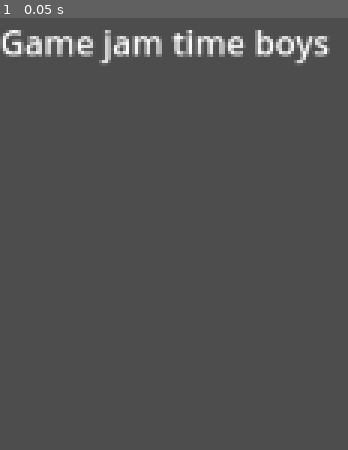
Above: before the commit, frame 1.
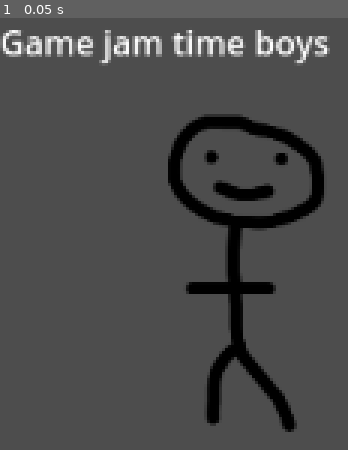
Above: after the commit, the same moment.

Repository: discoaaron/gamejam
Game: Godot game, scene res://Main.tscn
Same seed, same stepped clock (60 frames per second), same inputs: the game is played once before the commit and once after it.
Inputs:
- Up to frame 1 (0.05 s): no input

The runs differ from the first frame. In frame 1, 7.7% of the frame differs, in the area x 48-94%, y 22-96%.

Commit message:
adds art folder and stuff folder

Diff:
--- a/game/Main.tscn
+++ b/game/Main.tscn
@@ -1,4 +1,6 @@
-[gd_scene format=3 uid="uid://xwxup6f3hc8h"]
+[gd_scene load_steps=2 format=3 uid="uid://xwxup6f3hc8h"]
+
+[ext_resource type="Texture2D" uid="uid://b8xkvd8n1cj0l" path="res://art/stickman.png" id="1_84x4l"]
 
 [node name="Main" type="Node2D"]
 
@@ -6,3 +8,8 @@
 offset_right = 40.0
 offset_bottom = 23.0
 text = "Game jam time boys"
+
+[node name="Stickman" type="Sprite2D" parent="."]
+position = Vector2(116, 119)
+scale = Vector2(0.405, 0.405)
+texture = ExtResource("1_84x4l")
Binary file added: game/art/stickman.png
Not shown, added: game/art/stickman.png.import
Not shown, added: stuff/stickman.psd
